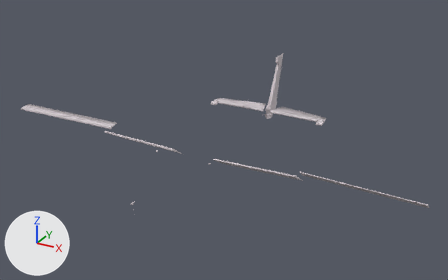
One commit to the FBX model Unity_PlanePreFlightCheck/Assets/_/ART/3D/3DModels/Plane/3D_Cessna_172.fbx: the scene before it, then after it.
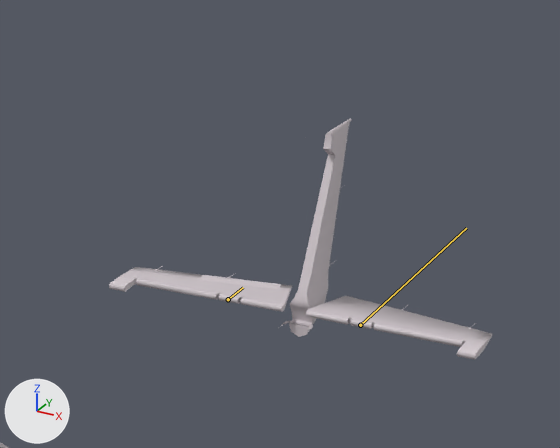
Each version is shown whole from a camera (50 mm lens) standing at (6.97, -10.33, 7.99) and looking at (0.05, 2.25, 1.7), then close up on the part from 40% to 77% of the width and 6% to 54% of the height. Lighting does not change. The marker at lower left points along +X, +Y and +Z. The last two pictures show the newer version. Both versions are drawn at the pose saved in each file; the numbers are the values there. The bones that change are drawn over the model as lines in the close-ups.

Names of what the first close-up shows: 'SM_CESSNA_ELEVATOR_LEFT', 'SM_CESSNA_ELEVATOR_RIGHT', 'SM_CESSNA_RUDDER', 'SM_CESSNA_TRIM'.
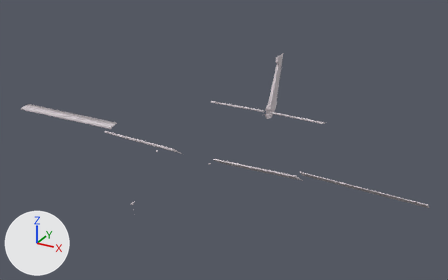
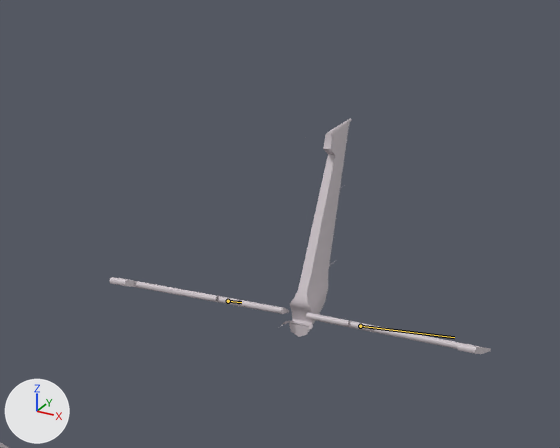
Commit message: [Liam] Fixed Cessna elevators

Where the change shows, as pixel boxes (x1, y1, x2, y2) in the close-ups (560 x 448 px):
'SM_CESSNA_ELEVATOR_LEFT', posed (34% shorter): before (306, 296, 492, 360); after (306, 312, 491, 354)
'SM_CESSNA_ELEVATOR_RIGHT', posed (19% shorter): before (109, 266, 292, 312); after (109, 277, 290, 314)
'SM_CESSNA_TRIM', posed (not visible afterwards): before (200, 274, 281, 289)
bone 'ELEVATOR.L', root to tip: before (360, 325) to (466, 228); after (360, 326) to (454, 337)
bone 'ELEVATOR.R', root to tip: before (228, 299) to (243, 287); after (228, 301) to (241, 302)

The change in detail:
Bone 'ELEVATOR.L' (bone_elevator_l) moves from (0.0, 0.0, 0.0) to (0.0, 0.0, -0.01).
Bone 'ELEVATOR.L' (bone_elevator_l) turns from (0, 0, 0) to (-25, 0, 0) degrees about its own x, y and z.
Bone 'ELEVATOR.R' (bone_elevator_r) moves from (0.0, 0.0, 0.0) to (0.0, 0.0, -0.01).
Bone 'ELEVATOR.R' (bone_elevator_r) turns from (0, 0, 0) to (-25, 0, 0) degrees about its own x, y and z.
